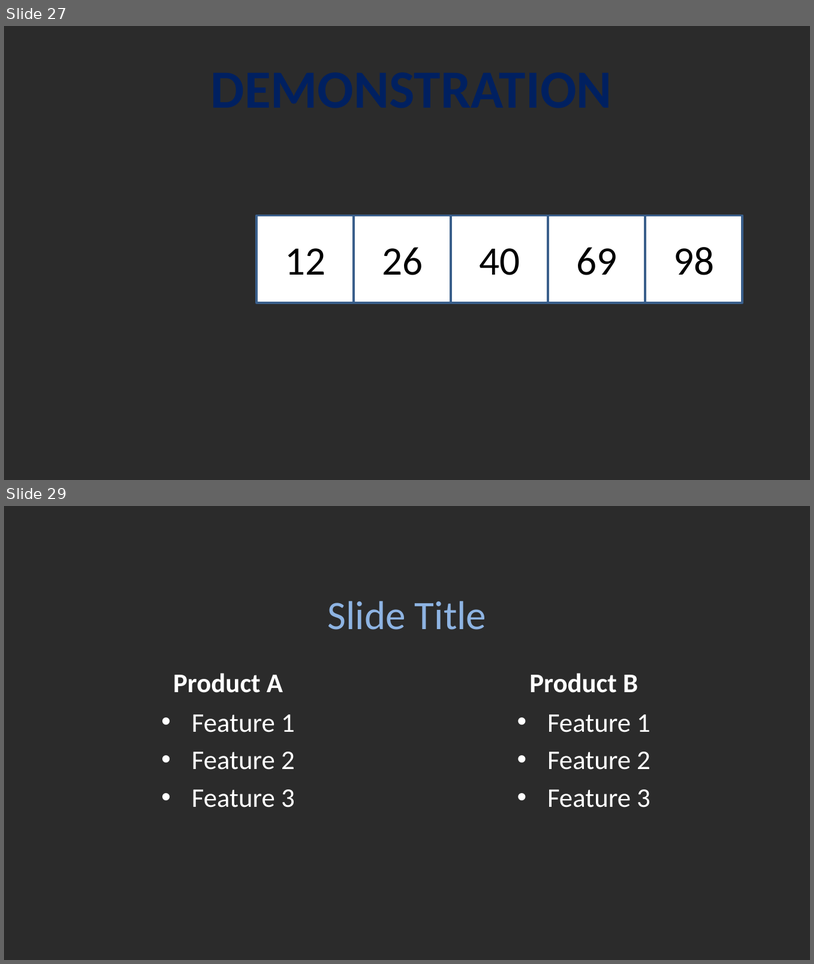
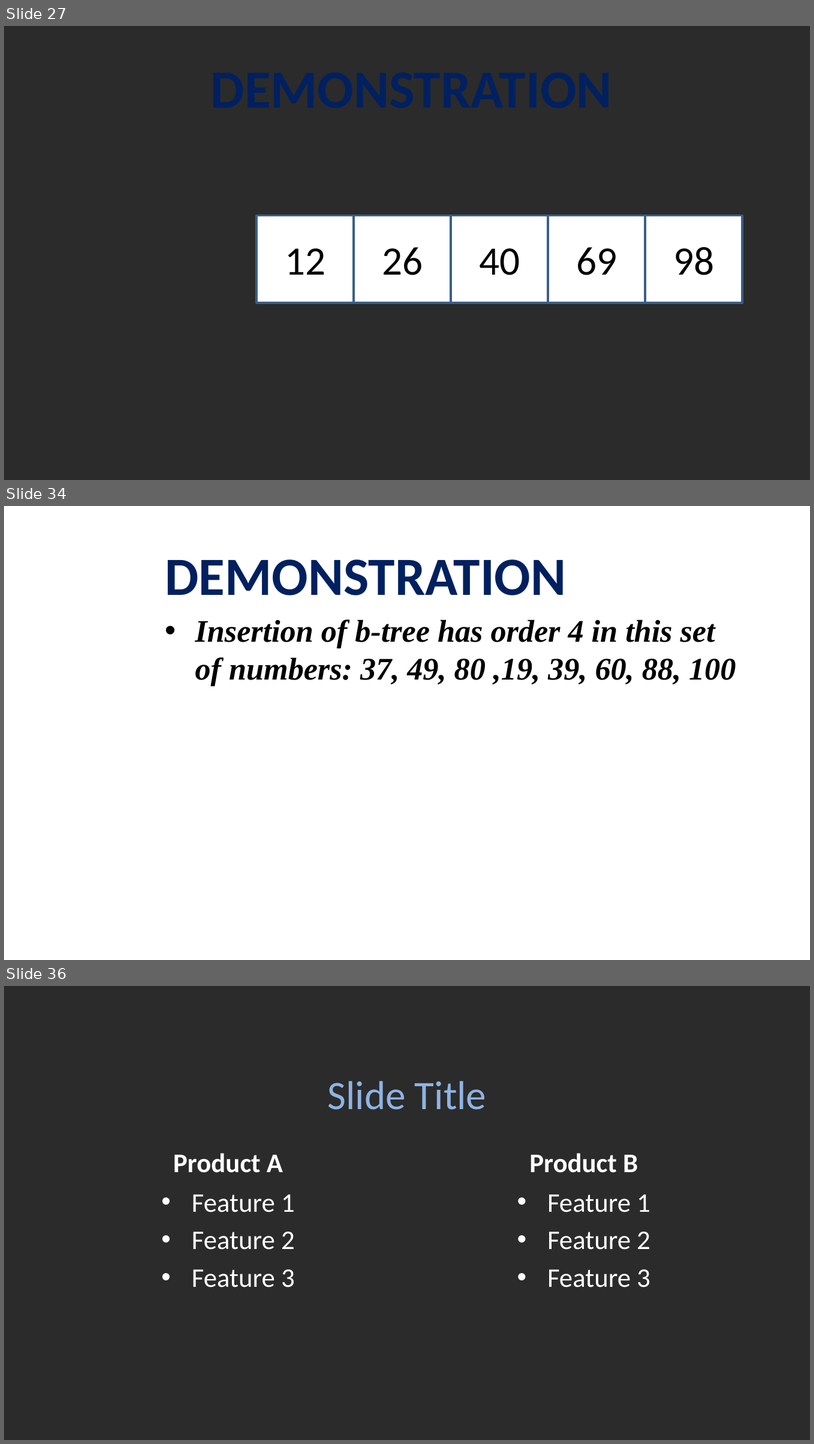
Before and after one commit to viettungvuong/Seminar, a slide deck: Seminar.pptx. Shown one above the other, each under a label of ours: slides 27 and 29 before the commit, slides 27, 34 and 36 after it; the slides between them are not shown. The pictures are 814x964 and 814x1444 pixels, drawn with LibreOffice and Linux fonts; fonts in the diff are those of the drawing; background and template pictures are left out; a plain dark background stands for a picture behind light text. Boxes give left, top, right and bottom in pixels: in the first picture for what was removed or moved away, otherwise in the second. Text is boxed around its words. In the diff, an @@ line names an element or a change of style, - is before the commit and + after.

```diff
--- a/Seminar.pptx
+++ b/Seminar.pptx
@@ slide 34 added at [4, 506, 810, 960], background picture (left out) @@
@@ title added at [165, 559, 566, 595], 48 pt, text #002060, bold @@
+DEMONSTRATION
@@ text added at [195, 619, 736, 686], 28 pt, text #000000, bold, italic @@
+• Insertion of b-tree has order 4 in this set of numbers: 37, 49, 80 ,19, 39, 60, 88, 100
@@ what was slide 29 is now slide 36 @@
```
Also in this commit, not shown: 7 other slides added, 1 slide removed, 1 other file.
